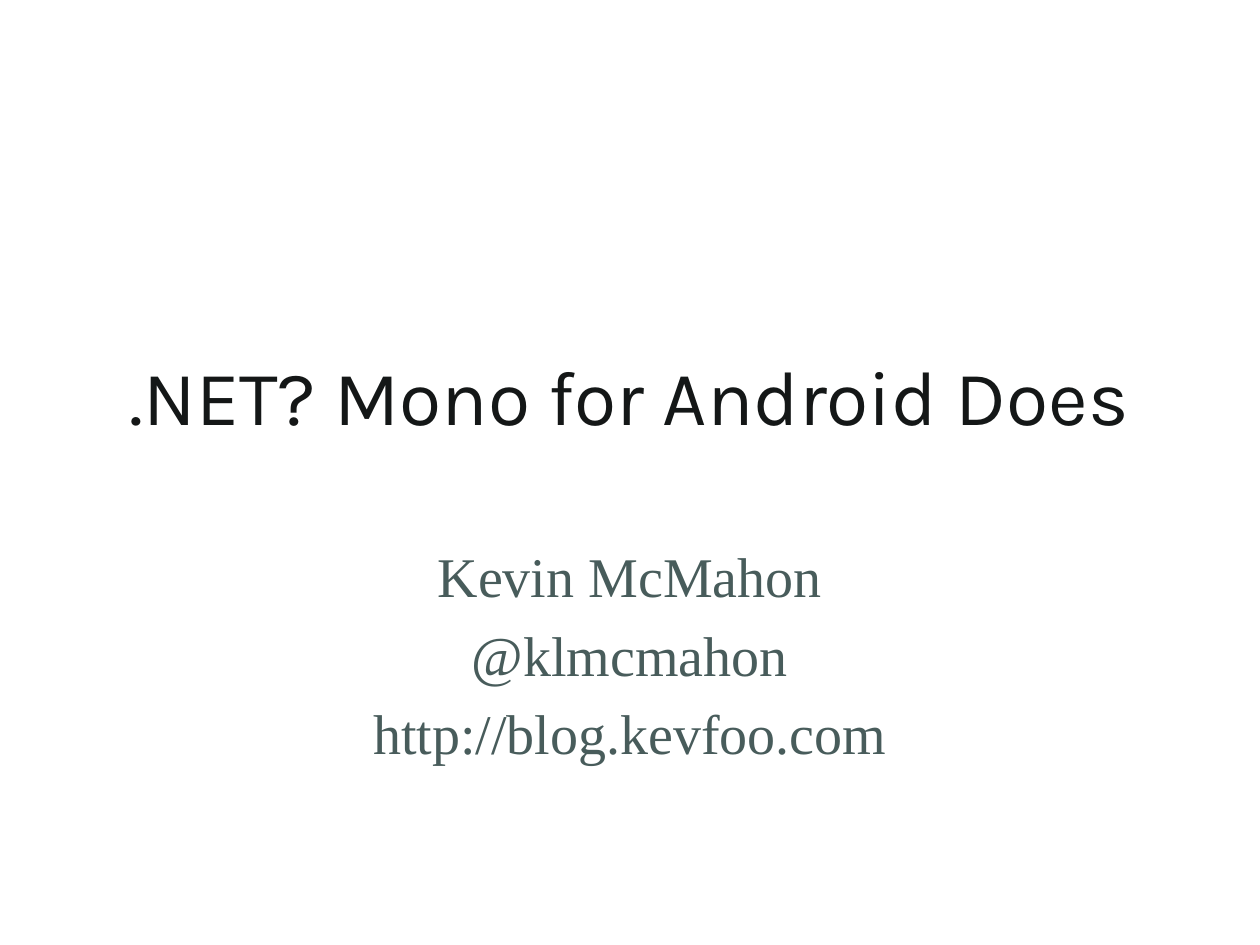
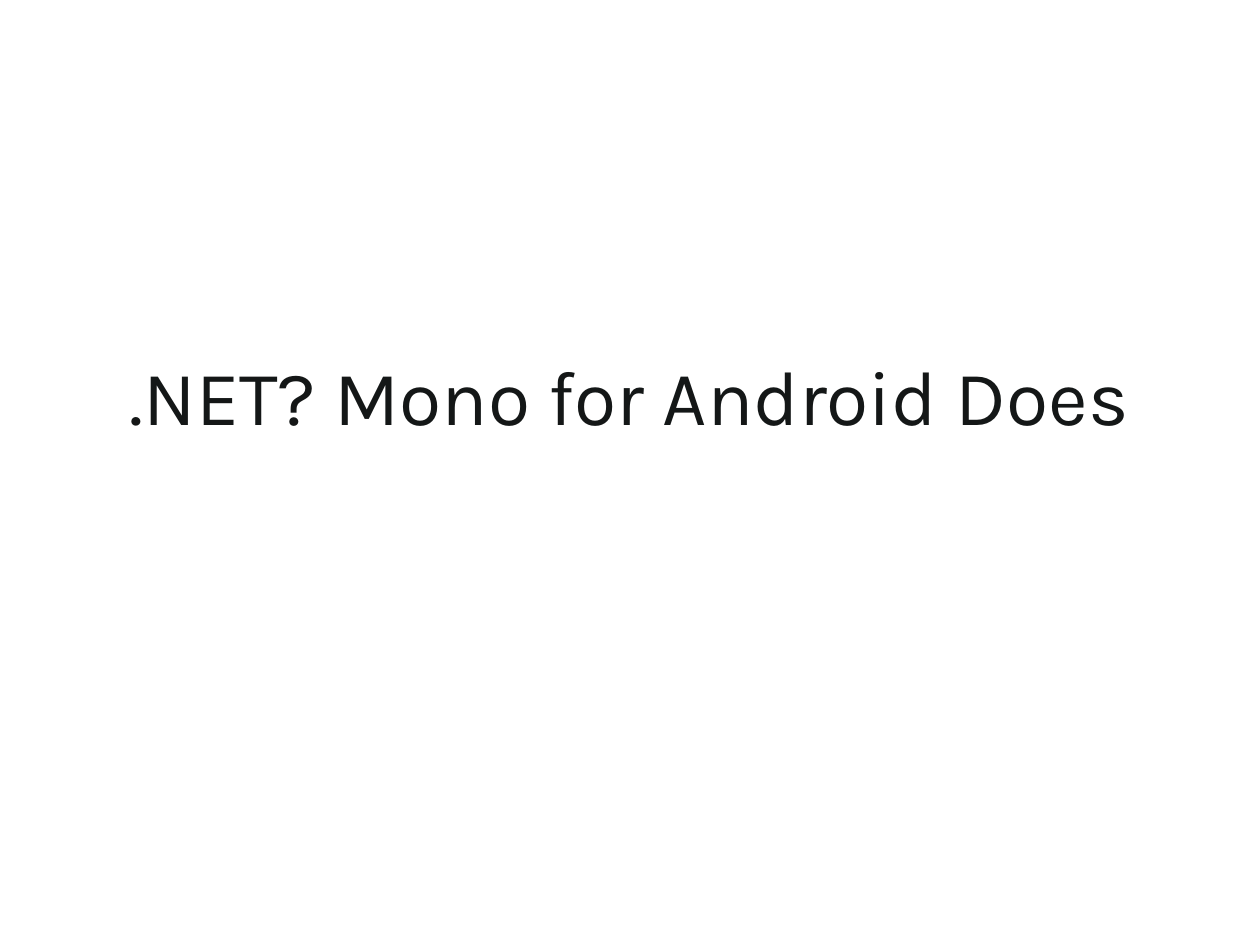
Before and after one commit to kevinmcmahon/MonoDroid101, a slide deck: slide 1 of slides/Monodroid101.pptx. Drawn at 1260x945 pixels with LibreOffice and Linux fonts; fonts in the diff are those of the drawing; background and template pictures are left out. Boxes give left, top, right and bottom in pixels: in the first picture for what was removed or moved away, otherwise in the second. Text is boxed around its words. In the diff, an @@ line names an element or a change of style, - is before the commit and + after.

```diff
--- a/slides/Monodroid101.pptx
+++ b/slides/Monodroid101.pptx
@@ subtitle removed at (373,558,886,765) @@
-Kevin McMahon
-@klmcmahon
-http://blog.kevfoo.com
```
Also in this commit, not shown: 3 other slides changed, 1 slide added, 26 other files.
